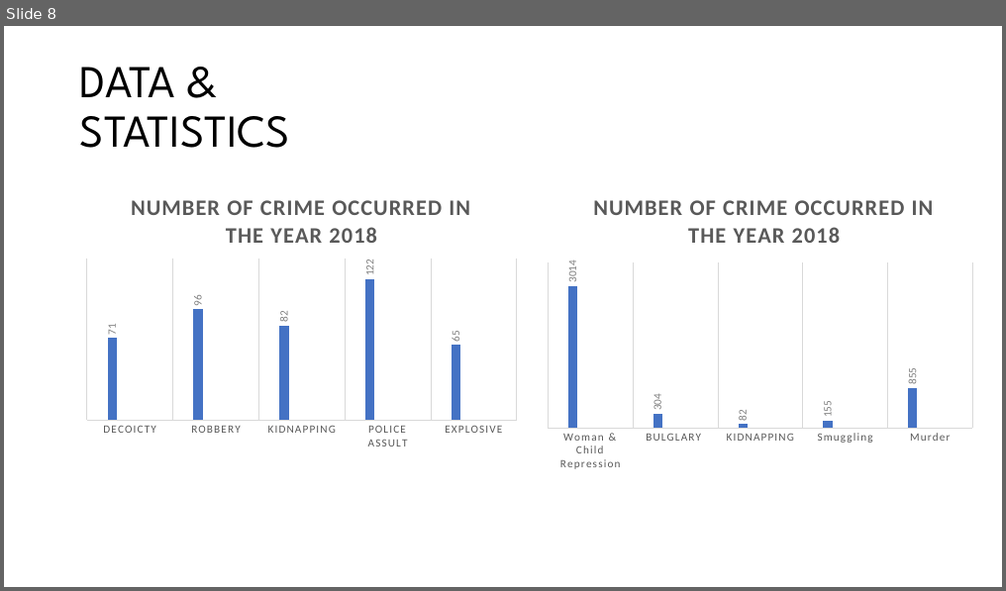
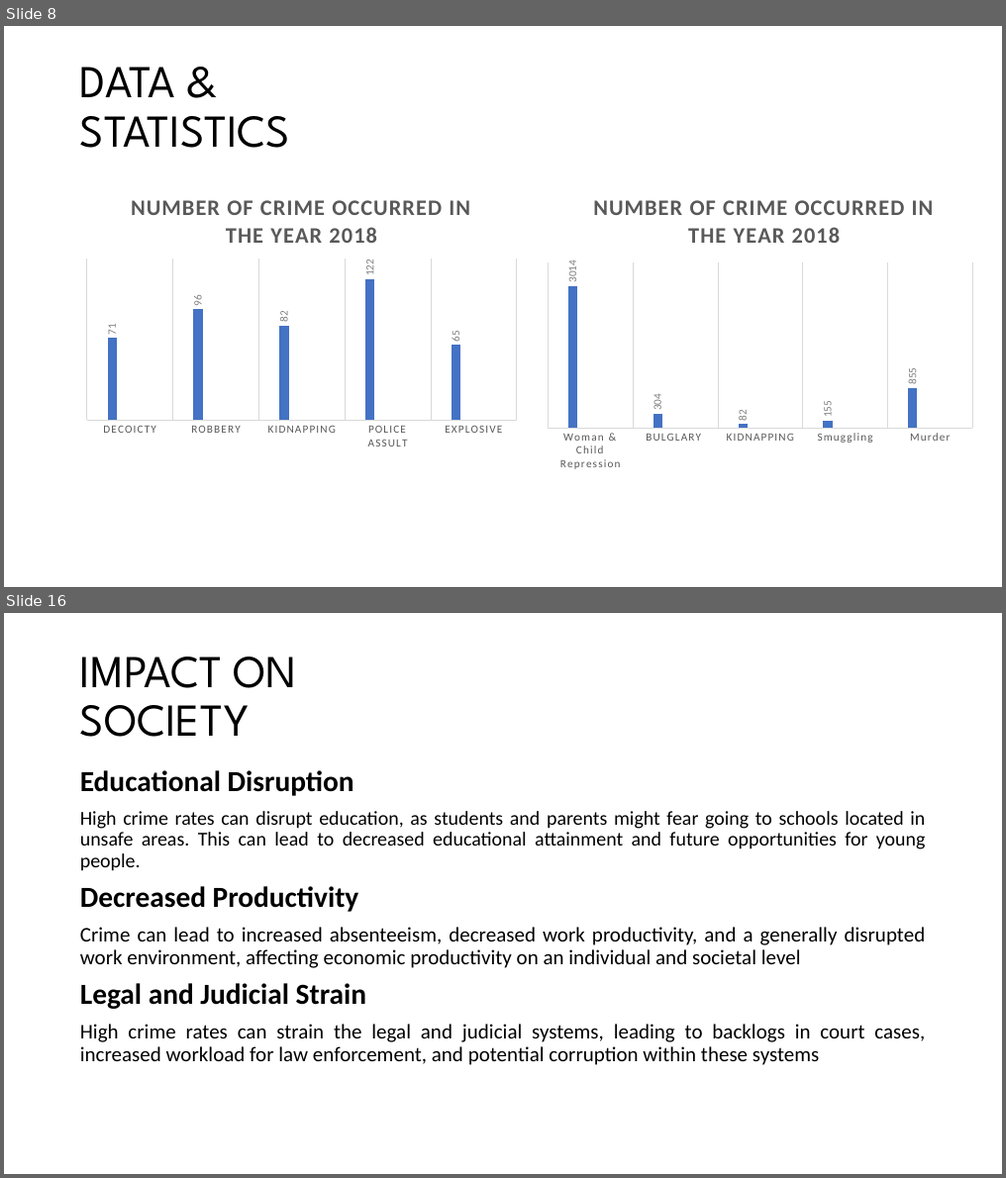
Before and after one commit to Tishat2247019/SUMMER-22-23, a slide deck: BGS/FINAL PRESENTATION/CRIME IN DHAKA CITY.pptx. Shown one above the other, each under a label of ours: slide 8 before the commit, slides 8 and 16 after it; the slides between them are not shown. The pictures are 1006x591 and 1006x1178 pixels, drawn with LibreOffice and Linux fonts; fonts in the diff are those of the drawing. Boxes give left, top, right and bottom in pixels: in the first picture for what was removed or moved away, otherwise in the second. Text is boxed around its words. In the diff, an @@ line names an element or a change of style, - is before the commit and + after.

Commit message:
added causes & impact on society slides

```diff
--- a/BGS/FINAL PRESENTATION/CRIME IN DHAKA CITY.pptx
+++ b/BGS/FINAL PRESENTATION/CRIME IN DHAKA CITY.pptx
@@ slide 16 added at (4, 613, 1002, 1174), background #FFFFFF @@
@@ title added at (80, 657, 297, 737), 44 pt, text #000000 @@
+IMPACT ON SOCIETY
@@ text added at (80, 770, 926, 1065), 20 pt, text #000000 @@
+Educational Disruption
+High crime rates can disrupt education, as students and parents might fear going to schools located in unsafe areas. This can lead to decreased educational attainment and future opportunities for young people.
+Decreased Productivity
+Crime can lead to increased absenteeism, decreased work productivity, and a generally disrupted work environment, affecting economic productivity on an individual and societal level
+Legal and Judicial Strain
+High crime rates can strain the legal and judicial systems, leading to backlogs in court cases, increased workload for law enforcement, and potential corruption within these systems
```
Also in this commit, not shown: 8 other slides added.
